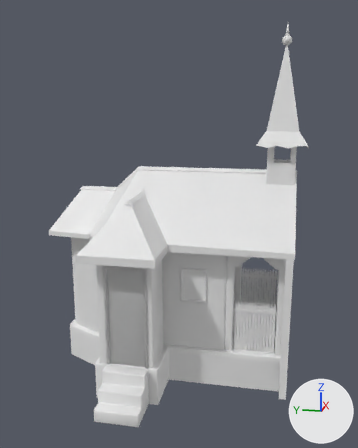
The FBX model Assets/Models/scene_church_base.fbx as it was, and as the next commit left it.
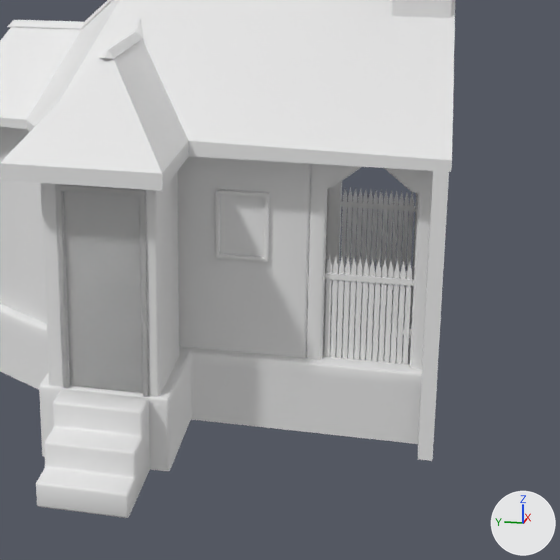
Each version is shown whole from a 50 mm camera at (-10.19, -2.19, 3.99) aimed at (-0.13, -0.18, 1.47), then close up on the part from 21% to 97% of the width and 39% to 100% of the height. The axes (+X, +Y, +Z) are drawn at lower right. The lights are the same throughout. Where no turn or scale is listed for an object, it has been applied to the vertices.

Names of what the first close-up shows: 'clocher', 'door1', 'door2', 'doorcontour1', 'doorcontour2', 'fence_sides', 'glass', 'poutres', 'stairs', 'support_church', 'toit', 'walls', 'windows_contour'.
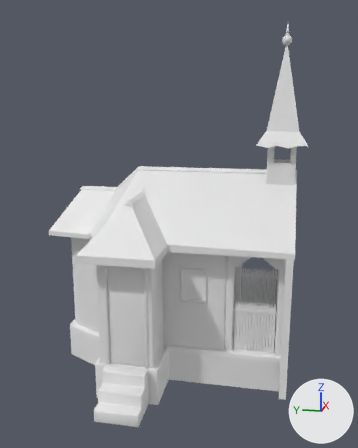
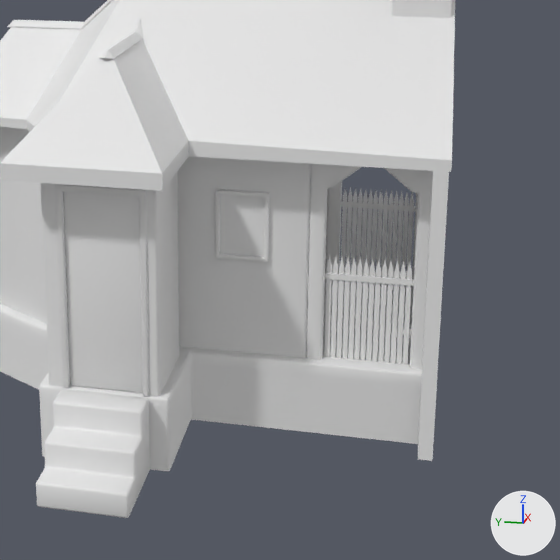
Edits to the scene script, one JSON object a line:
```json
{"op": "add", "block": "me_doorcontour2", "code": ["me_doorcontour2 = bpy.data.meshes.new('doorcontour2')", "me_doorcontour2.from_pydata(...)  # 136 vertices, 134 faces; spans x 25.0..112.0, y -117.0..93.0, z 119.0..126.0", "me_doorcontour2.materials.append(mat_door)  # white #e7e7e7"]}
{"op": "add", "block": "me_door2", "code": ["me_door2 = bpy.data.meshes.new('door2')", "me_door2.from_pydata(...)  # 56 vertices, 54 faces; spans x 31.0..106.0, y -117.0..86.0, z 115.0..122.0", "me_door2.materials.append(mat_door)  # white #e7e7e7"]}
{"op": "set", "path": "ob_door2", "old": "bpy.data.objects.new('door2', me_door1)", "new": "bpy.data.objects.new('door2', me_door2)"}
{"op": "set", "path": "ob_doorcontour2", "old": "bpy.data.objects.new('doorcontour2', me_doorcontour1)", "new": "bpy.data.objects.new('doorcontour2', me_doorcontour2)"}
```

Location of each change, (x1, y1, x2, y2) in pixels of the close-ups (560 x 560 px):
```json
{"object": "door2", "change": "reshaped", "before": [64, 192, 143, 393], "on screen": "not visible afterwards"}
{"object": "doorcontour2", "change": "reshaped", "before": [56, 186, 148, 396], "on screen": "not visible afterwards"}
{"object": "door1", "change": "unchanged, uncovered by the edit", "before": [64, 192, 143, 392], "after": [64, 192, 143, 393]}
```
